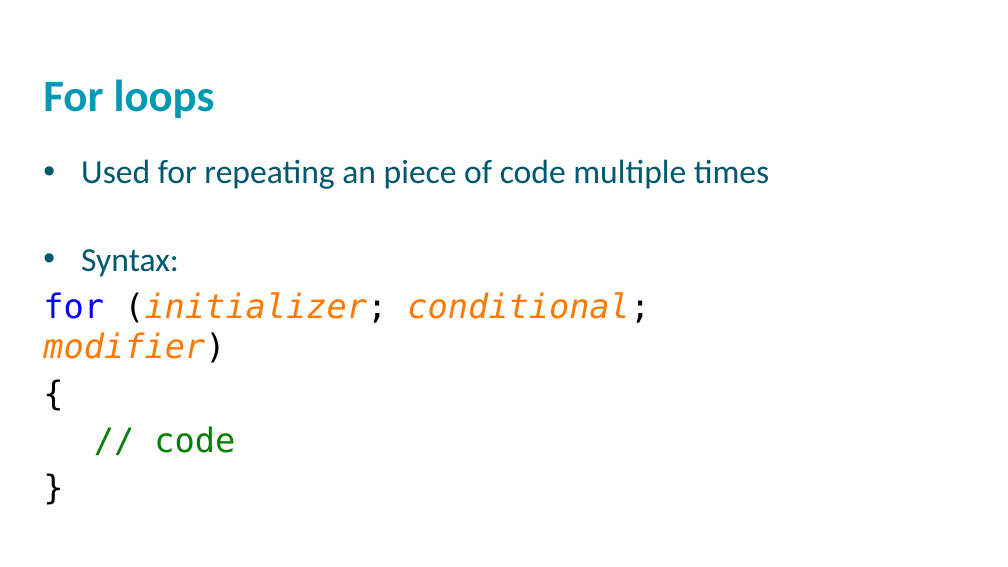
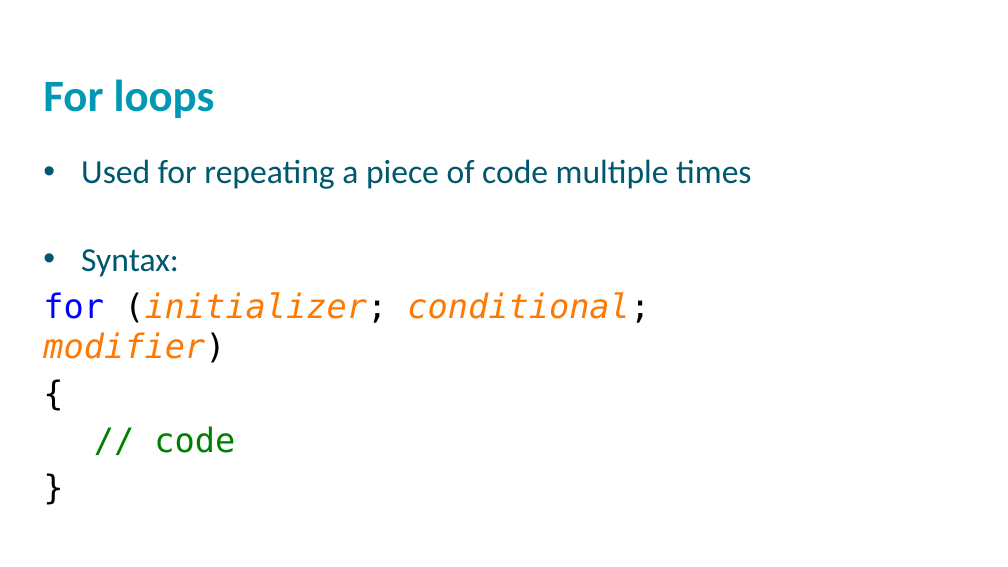
Before and after one commit to hylandtechoutreach/htc-cs-101, a slide deck: slide 2 of Week07/ForLoops.pptx. Drawn at 1008x567 pixels with LibreOffice and Linux fonts; fonts in the diff are those of the drawing; background and template pictures are left out. Boxes give left, top, right and bottom in pixels: in the first picture for what was removed or moved away, otherwise in the second. Text is boxed around its words. In the diff, an @@ line names an element or a change of style, - is before the commit and + after.

Commit message:
update for loops presentation

```diff
--- a/Week07/ForLoops.pptx
+++ b/Week07/ForLoops.pptx
@@ text at box(81, 159, 751, 189): text changed @@
-• Used for repeating an piece of code multiple times
+• Used for repeating a piece of code multiple times
```
